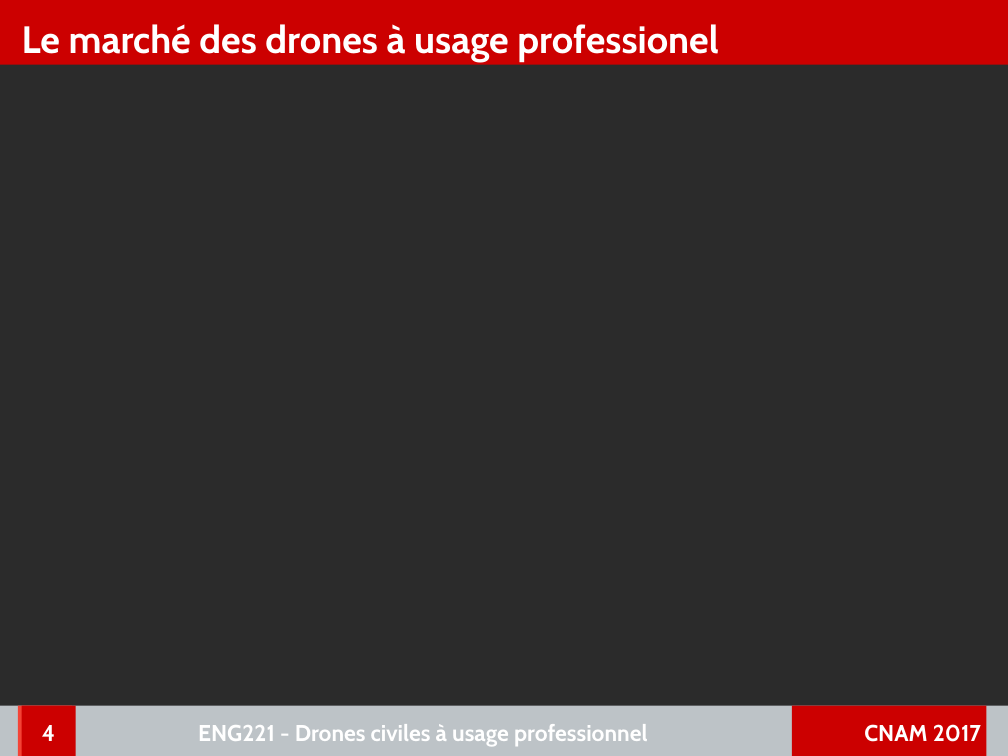
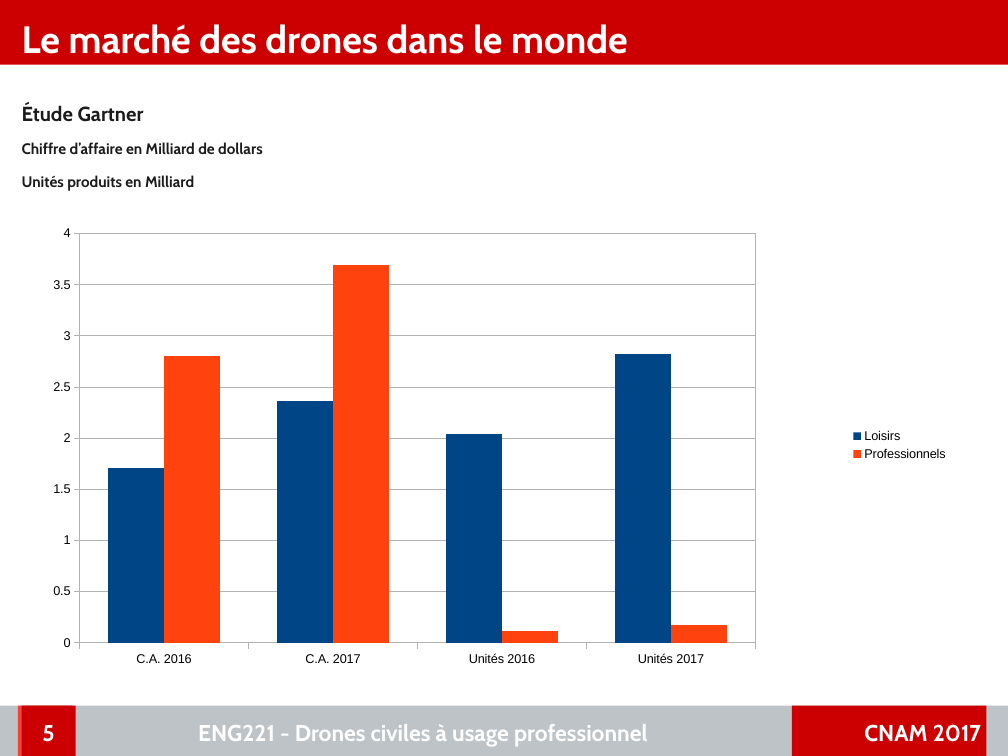
Before and after one commit to charleshuber/CNAM, a slide deck: slide 5 of drones.odp (slide 4 before the commit). Drawn at 1008x756 pixels with LibreOffice and Linux fonts; fonts in the diff are those of the drawing; background and template pictures are left out; a plain dark background stands for a picture behind light text. Boxes give left, top, right and bottom in pixels: in the first picture for what was removed or moved away, otherwise in the second. Text is boxed around its words. In the diff, an @@ line names an element or a change of style, - is before the commit and + after.

Commit message:
drones ppt

```diff
--- a/drones.odp
+++ b/drones.odp
@@ title at [22, 24, 628, 54]: text changed @@
-Le marché des drones à usage professionel
+Le marché des drones dans le monde
@@ text added at [22, 104, 262, 191], 12 pt, text #1C1C1C, bold @@
+Étude Gartner
+Chiffre d’affaire en Milliard de dollars
+Unités produits en Milliard
@@ column chart added at [26, 209, 959, 681] @@
+categories: C.A. 2016, C.A. 2017, Unités 2016, Unités 2017
+Loisirs: 1.7, 2.4, 2, 2.8
+Professionnels: 2.8, 3.7, 0.1, 0.2
@@ page number at [42, 725, 54, 742]: text changed @@
-4
+5
```
Also in this commit, not shown: 1 other slide changed, 1 slide added, 4 other files.
